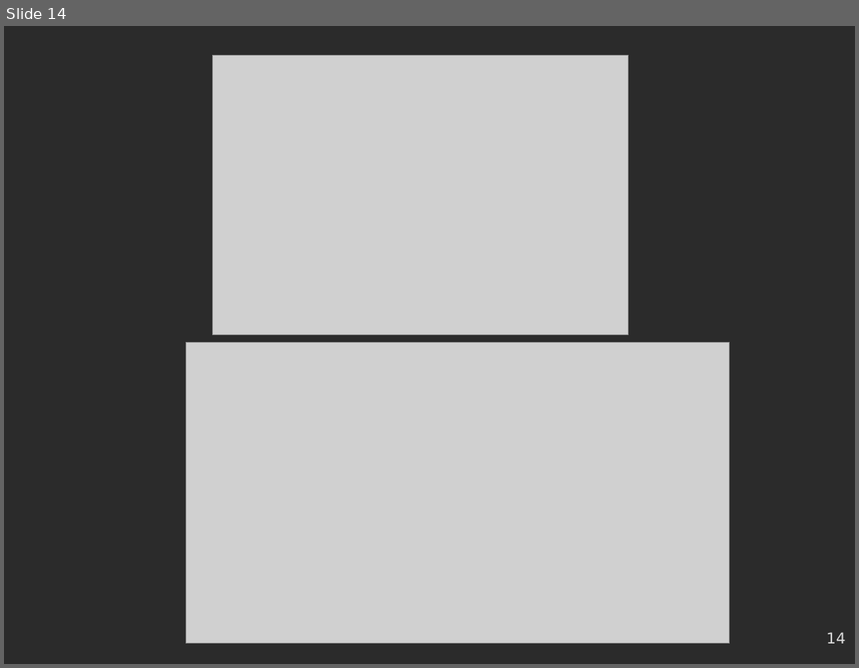
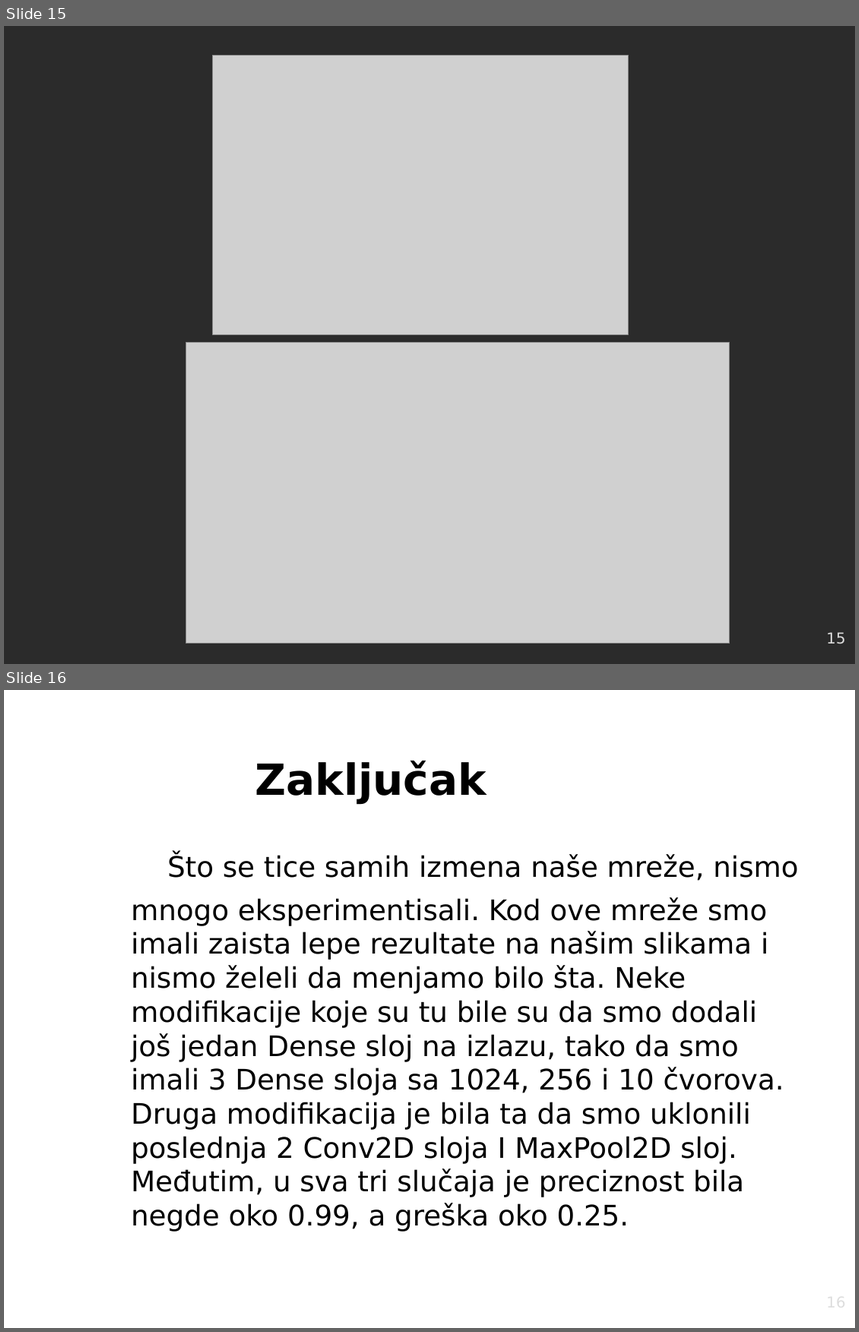
Before and after one commit to stefan996/digitRecognition, a slide deck: description/presentation.odp. Shown one above the other, each under a label of ours: slide 14 before the commit, slides 15 and 16 after it. The pictures are 859x668 and 859x1332 pixels, drawn with LibreOffice and Linux fonts; fonts in the diff are those of the drawing; grey boxes stand for pictures; background and template pictures are left out; a plain dark background stands for a picture behind light text. Boxes give left, top, right and bottom in pixels: in the first picture for what was removed or moved away, otherwise in the second. Text is boxed around its words. In the diff, an @@ line names an element or a change of style, - is before the commit and + after.

```diff
--- a/description/presentation.odp
+++ b/description/presentation.odp
@@ slide 16 added at bbox=[4, 690, 855, 1328], background picture (left out) @@
@@ title added at bbox=[256, 761, 487, 804], 40 pt, text #000000, bold @@
+Zaključak
@@ text added at bbox=[131, 854, 798, 1232], 26.4 pt, text #000000 @@
+    Što se tice samih izmena naše mreže, nismo
+  mnogo eksperimentisali. Kod ove mreže smo imali zaista lepe rezultate na našim slikama i nismo želeli da menjamo bilo šta. Neke modifikacije koje su tu bile su da smo dodali još jedan Dense sloj na izlazu, tako da smo imali 3 Dense sloja sa 1024, 256 i 10 čvorova. Druga modifikacija je bila ta da smo uklonili poslednja 2 Conv2D sloja I MaxPool2D sloj. Međutim, u sva tri slučaja je preciznost bila negde oko 0.99, a greška oko 0.25.
@@ page number added at bbox=[648, 1294, 847, 1328], 14 pt, text #DDDDDD @@
+16
@@ what was slide 14 is now slide 15 @@
@@ page number at bbox=[826, 632, 845, 645]: text changed @@
-14
+15
```
Also in this commit, not shown: 2 slides changed, 2 other slides added, 1 slide removed, 4 other files.
